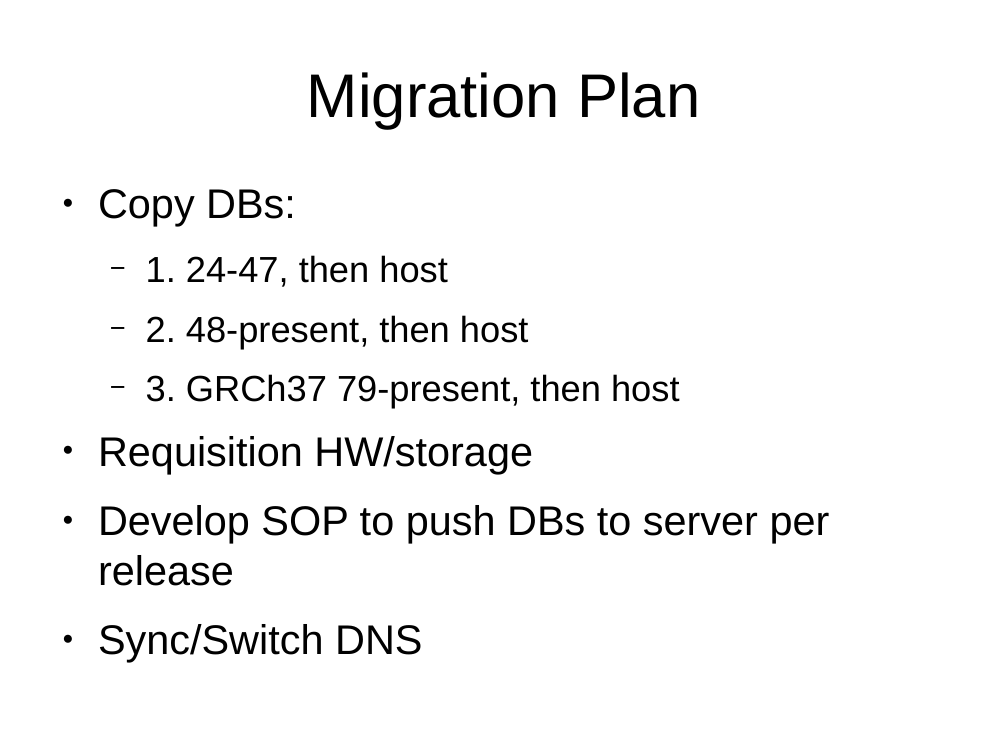
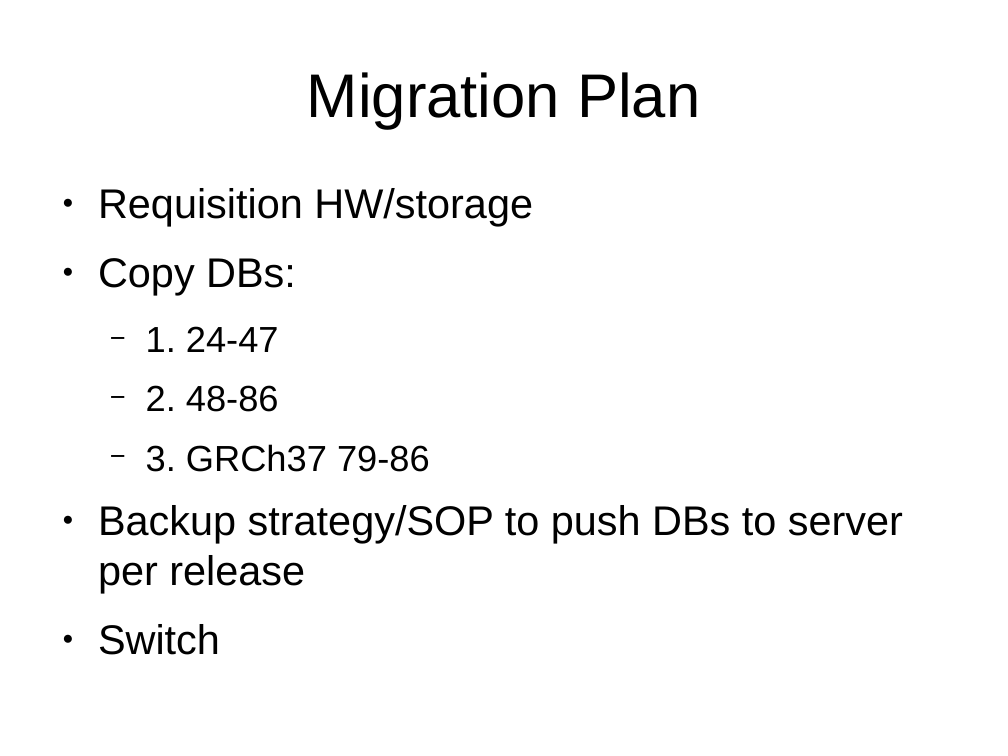
Before and after one commit to avullo/ensembl-migration-pm, a slide deck: slide 25 of data-review-10-16/talk.odp. Drawn at 1008x756 pixels with LibreOffice and Linux fonts; fonts in the diff are those of the drawing; background and template pictures are left out. Boxes give left, top, right and bottom in pixels: in the first picture for what was removed or moved away, otherwise in the second. Text is boxed around its words. In the diff, an @@ line names an element or a change of style, - is before the commit and + after.

```diff
--- a/data-review-10-16/talk.odp
+++ b/data-review-10-16/talk.odp
@@ text at (98,188,533,226): paragraph added @@
+● Requisition HW/storage
@@ text at (98,326,903,593): text changed @@
-  − 1. 24-47, then host
-  − 2. 48-present, then host
-  − 3. GRCh37 79-present, then host
-● Requisition HW/storage
-● Develop SOP to push DBs to server per release
-● Sync/Switch DNS
+  − 1. 24-47
+  − 2. 48-86
+  − 3. GRCh37 79-86
+● Backup strategy/SOP to push DBs to server per release
+● Switch
```
Also in this commit, not shown: 16 other slides changed, 6 slides added, 4 slides removed, 11 other files.
